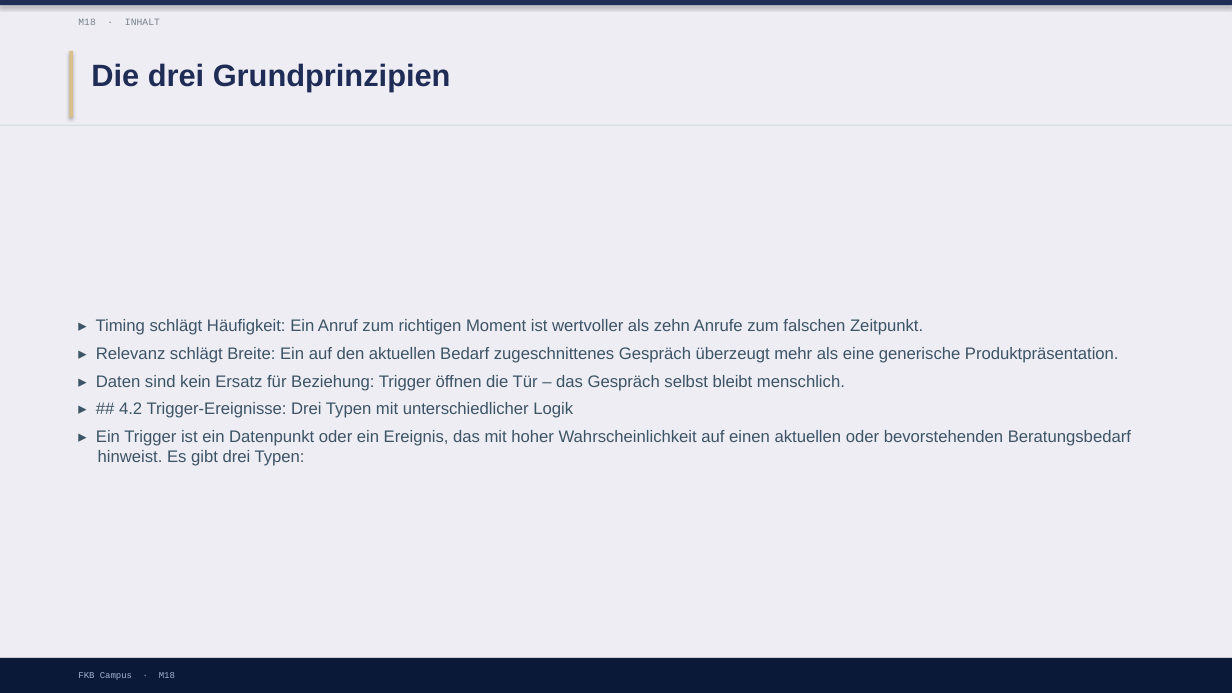
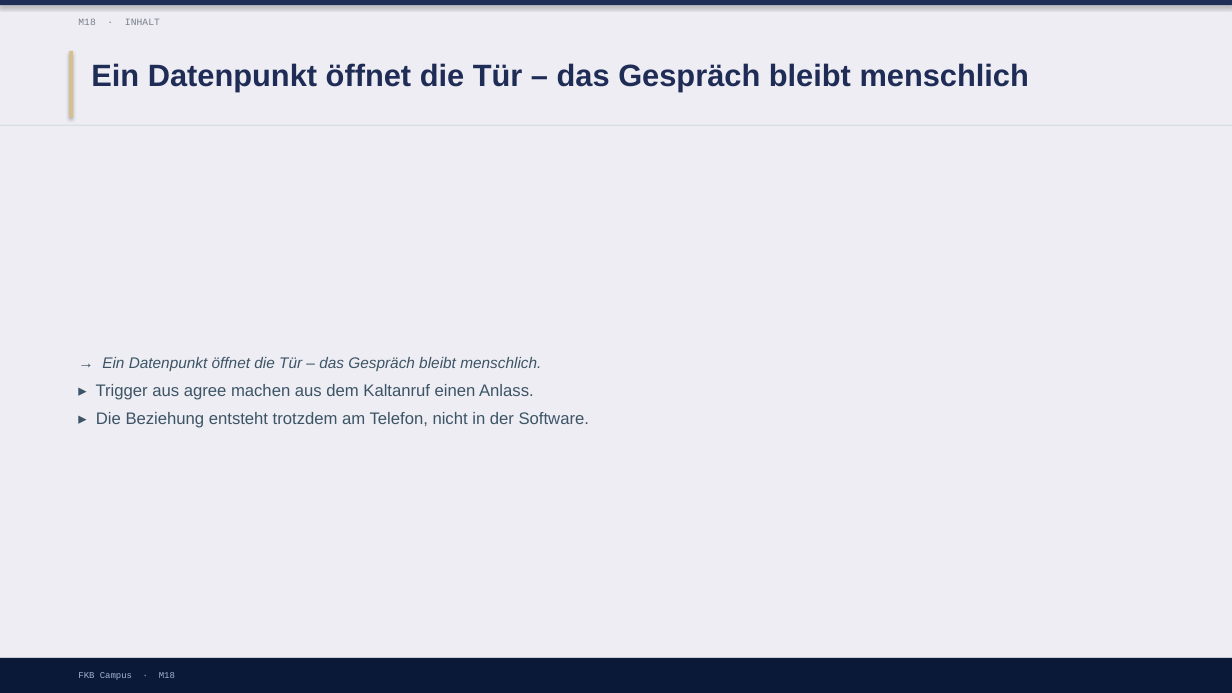
Before and after one commit to ck5rqc47pr-byte/firmenkundenakademie-online, a slide deck: slide 5 of protected-downloads/praesentation/M18.pptx (slide 6 before the commit). Drawn at 1232x693 pixels with LibreOffice and Linux fonts; fonts in the diff are those of the drawing. Boxes give left, top, right and bottom in pixels: in the first picture for what was removed or moved away, otherwise in the second. Text is boxed around its words. In the diff, an @@ line names an element or a change of style, - is before the commit and + after.

```diff
--- a/protected-downloads/praesentation/M18.pptx
+++ b/protected-downloads/praesentation/M18.pptx
@@ text at <box>91,63,1029,91</box>: text changed @@
-Die drei Grundprinzipien
+Ein Datenpunkt öffnet die Tür – das Gespräch bleibt menschlich
@@ text at <box>96,357,589,428</box>: text changed @@
-▸ Timing schlägt Häufigkeit: Ein Anruf zum richtigen Moment ist wertvoller als zehn Anrufe zum falschen Zeitpunkt.
-▸ Relevanz schlägt Breite: Ein auf den aktuellen Bedarf zugeschnittenes Gespräch überzeugt mehr als eine generische Produktpräsentation.
-▸ Daten sind kein Ersatz für Beziehung: Trigger öffnen die Tür – das Gespräch selbst bleibt menschlich.
-▸ ## 4.2 Trigger-Ereignisse: Drei Typen mit unterschiedlicher Logik
-▸ Ein Trigger ist ein Datenpunkt oder ein Ereignis, das mit hoher Wahrscheinlichkeit auf einen aktuellen oder bevorstehenden Beratungsbedarf hinweist. Es gibt drei Typen:
+→ Ein Datenpunkt öffnet die Tür – das Gespräch bleibt menschlich.
+▸ Trigger aus agree machen aus dem Kaltanruf einen Anlass.
+▸ Die Beziehung entsteht trotzdem am Telefon, nicht in der Software.
```
Also in this commit, not shown: 3 other slides changed, 4 slides added, 5 slides removed, 1 other file.
